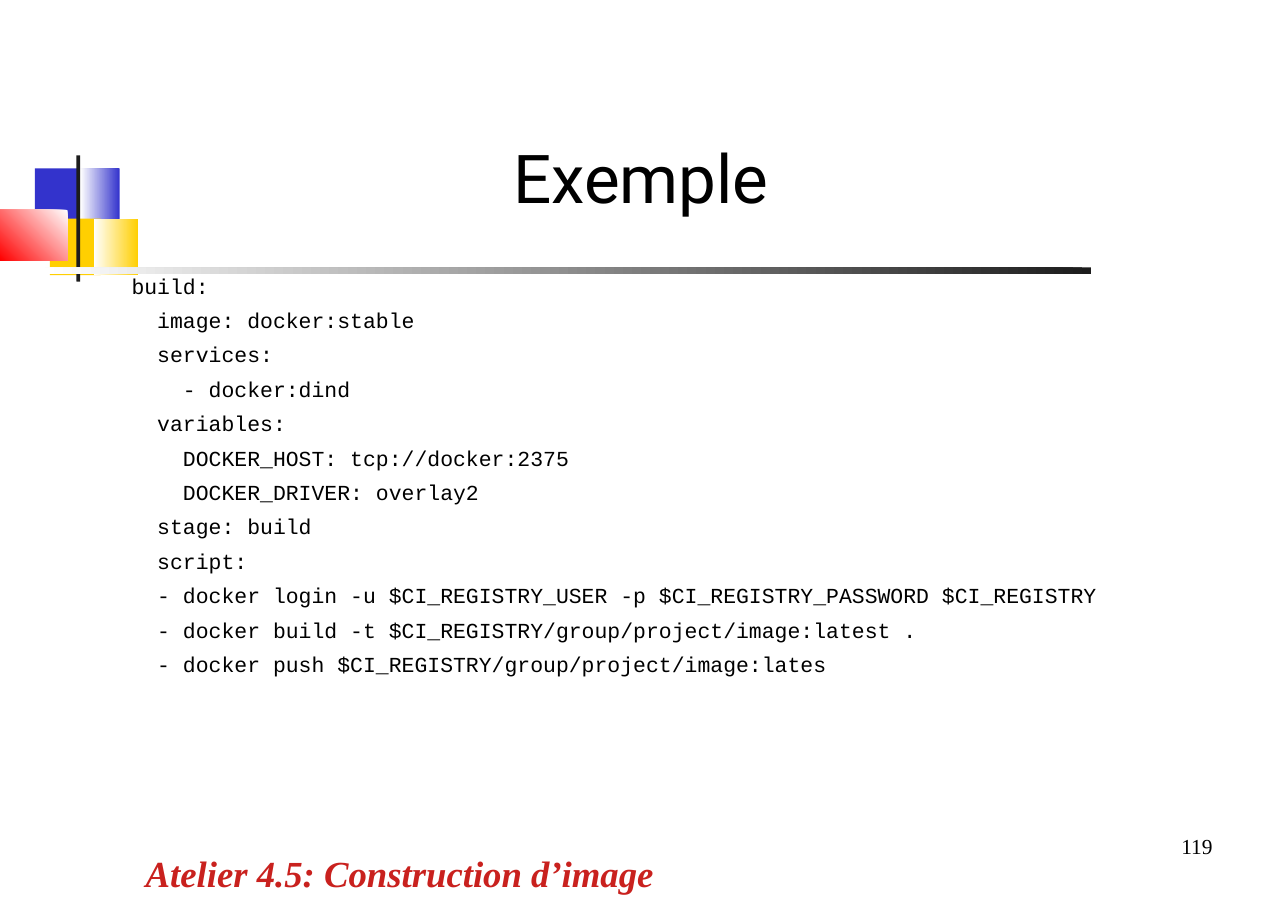
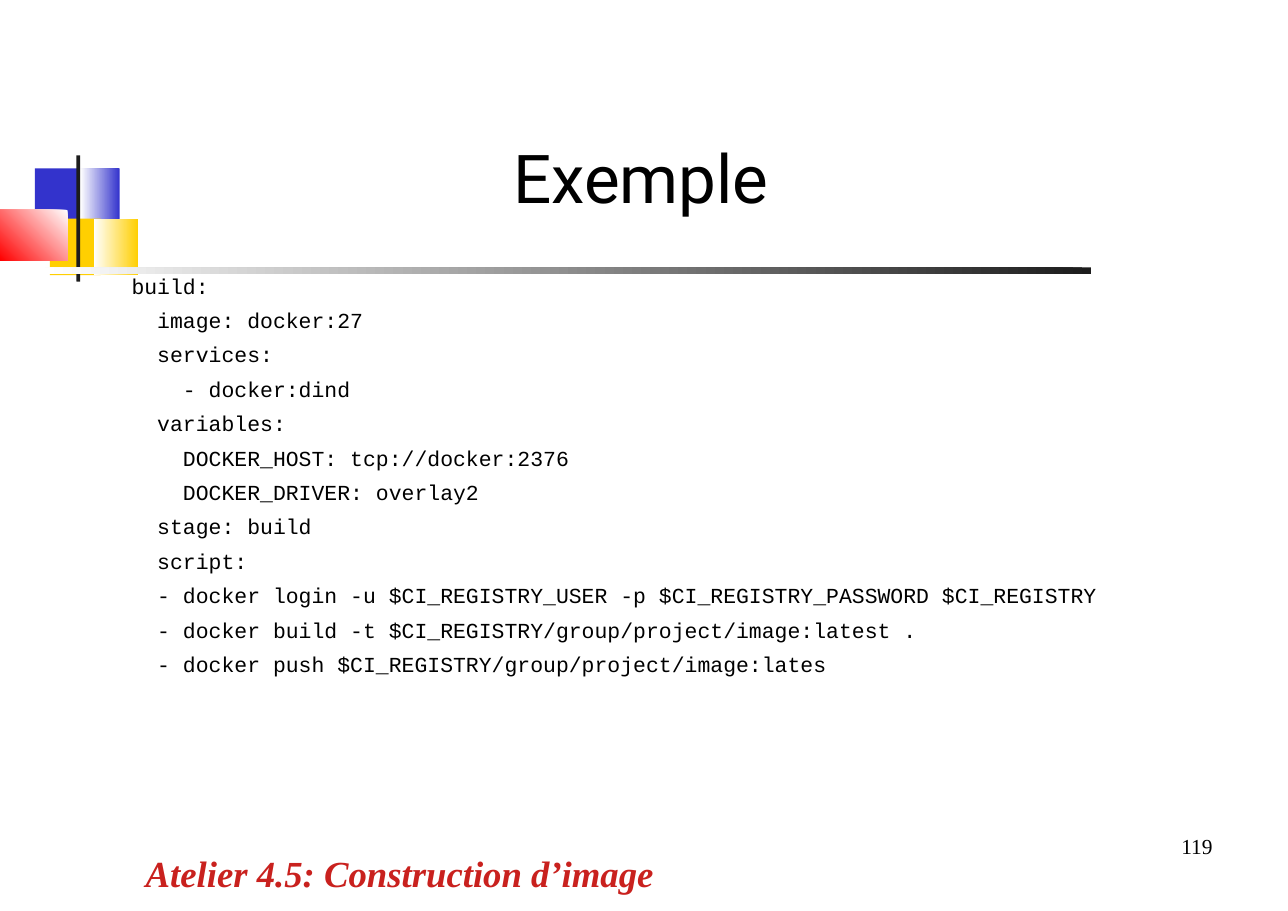
Before and after one commit to dthibau/gitlab, a slide deck: slide 119 of Gitlab.odp. Drawn at 1288x911 pixels with LibreOffice and Linux fonts; fonts in the diff are those of the drawing. Boxes give left, top, right and bottom in pixels: in the first picture for what was removed or moved away, otherwise in the second. Text is boxed around its words. In the diff, an @@ line names an element or a change of style, - is before the commit and + after.

```diff
--- a/Gitlab.odp
+++ b/Gitlab.odp
@@ text at (157, 313, 363, 333): text changed @@
-image: docker:stable
+image: docker:27
@@ text at (183, 450, 569, 471): text changed @@
-DOCKER_HOST: tcp://docker:2375
+DOCKER_HOST: tcp://docker:2376
```
Also in this commit, not shown: 22 other slides changed, 2 slides added, 65 slides removed, 1 other file.
